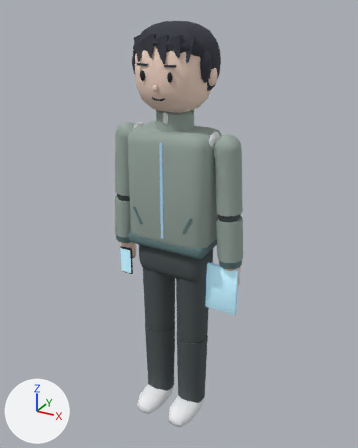
The glTF model asset/models/resident-nagi/nagi.glb as it was, and as the next commit left it.
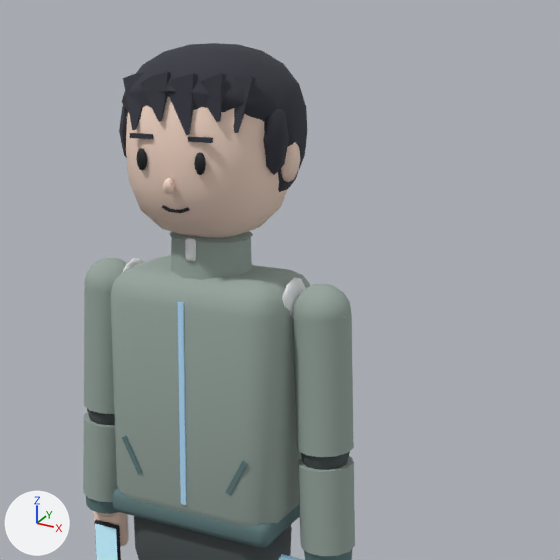
The first picture shows the older version from a 50 mm lens placed at (1.071, -1.912, 2.055), pointed at (-0.002, 0.038, 1.081). The close-ups show the older and then the newer version on the part from 21% to 95% of the width and 0% to 59% of the height of that picture. Only the edits that show in the close-ups are written down. Lighting does not change. The marker at lower left points along +X, +Y and +Z. Where no turn or scale is listed for an object, it has been applied to the vertices. Vertices at exactly the same position are counted once.

Objects in the first close-up: 'hand.R', 'head', 'hips', 'lowerArm.L', 'lowerArm.R', 'phone', 'torso', 'upperArm.L', 'upperArm.R' and 2 more.
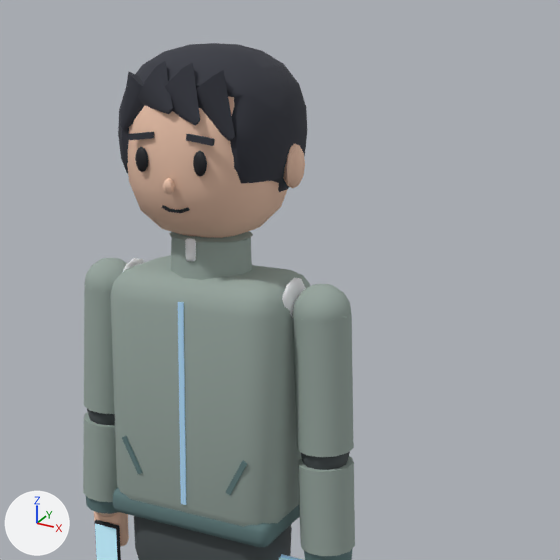
Pixel boxes [x1, y1, x2, y2] of what changed, in the close-ups (560 x 560 px; the box of a moved part takes in the faces that stretch with it):
```json
{"object": "head", "change": "recoloured, reshaped", "before": [119, 43, 307, 238], "after": [118, 43, 307, 238]}
{"object": "hand.R", "change": "recoloured", "before": [94, 511, 129, 546], "after": [94, 511, 129, 546]}
{"part": 1, "of": "me_head", "change": "moved or reshaped", "before": [130, 133, 153, 139], "after": [186, 134, 215, 146]}
{"part": 2, "of": "me_head", "change": "added", "after": [128, 132, 154, 140]}
{"part": 3, "of": "me_head", "change": "rebuilt", "before": [167, 73, 198, 135], "after": [165, 63, 200, 125]}
{"part": 4, "of": "me_head", "change": "rebuilt", "before": [123, 73, 144, 130], "after": [120, 72, 144, 130]}
{"part": 5, "of": "me_head", "change": "deleted", "before": [119, 106, 129, 158]}
{"part": 6, "of": "me_head", "change": "moved or reshaped", "before": [122, 65, 307, 184], "after": [118, 51, 307, 188]}
```

Edits to the scene script, one JSON object a line:
```json
{"op": "set", "path": "mat_res_skin.base_color", "old": "(0.947, 0.716, 0.597)", "new": "(0.896, 0.584, 0.434)", "note": "beige #f9dccb -> beige #f3c9b0"}
{"block": "me_head", "where": "# used by ob_head; location = (0.0, 0.0, 1.53)"}
{"op": "remove", "block": "me_head", "code": "me_head.from_pydata(...)  # 778 vertices, 1488 faces; spans x -0.188..0.188, y -0.177..0.197, z 0.054..0.471"}
{"op": "add", "block": "me_head", "code": "me_head.from_pydata(...)  # 822 vertices, 1588 faces; spans x -0.199..0.199, y -0.177..0.197, z 0.054..0.471"}
{"block": "me_head", "change": "me_head part 1: the loose piece of 8 vertices spanning x -0.089..-0.04, y -0.158..-0.15, z 0.306..0.315 is turned 7 degrees about the y axis through its middle and scaled by 1.13, then moved by (0.128, 0.0, 0.0)"}
{"block": "me_head", "change": "me_head part 2: the loose piece of 8 vertices spanning x -0.089..-0.04, y -0.158..-0.15, z 0.306..0.315 is copied, and the copy is turned -7 degrees about the y axis through its middle and scaled by 1.13; it spans x -0.093..-0.036, y -0.158..-0.15, z 0.301..0.32"}
{"block": "me_head", "change": "me_head part 3: the loose piece of 14 vertices spanning x -0.02..0.046, y -0.164..-0.121, z 0.318..0.424 is rebuilt with 18 vertices and now spans x -0.038..0.067, y -0.162..-0.117, z 0.335..0.442"}
{"block": "me_head", "change": "me_head part 4: the loose piece of 14 vertices spanning x -0.132..-0.065, y -0.155..-0.09, z 0.32..0.422 is rebuilt with 18 vertices and now spans x -0.128..-0.035, y -0.142..-0.113, z 0.317..0.423"}
{"block": "me_head", "change": "me_head part 5: the loose piece of 20 vertices spanning x -0.181..-0.14, y -0.076..0.001, z 0.239..0.371 is deleted"}
{"block": "me_head", "change": "me_head part 6: 82 vertices moved from x -0.188..0.188, y -0.158..0.043, z 0.219..0.339 to x -0.199..0.199, y -0.163..0.043, z 0.209..0.355; 196 vertices removed from x -0.182..0.181, y -0.163..0.187, z 0.225..0.426; 244 vertices added at x -0.191..0.191, y -0.163..0.191, z 0.175..0.443"}
```
